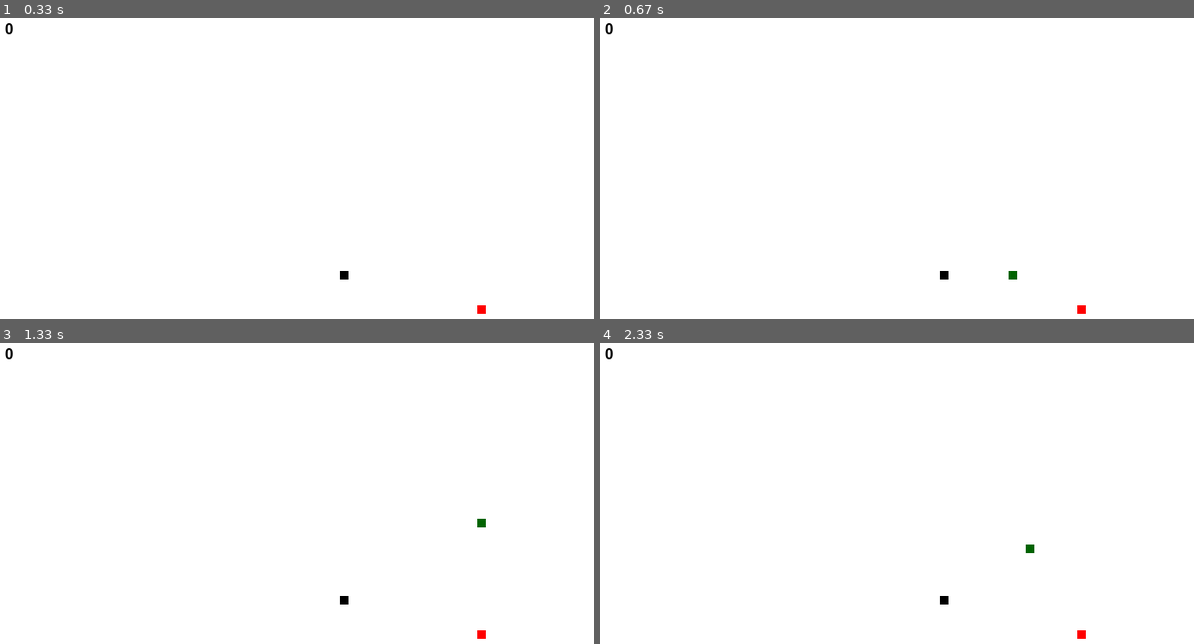
Above: before the commit, frames 1-4 (two rows, left to right).
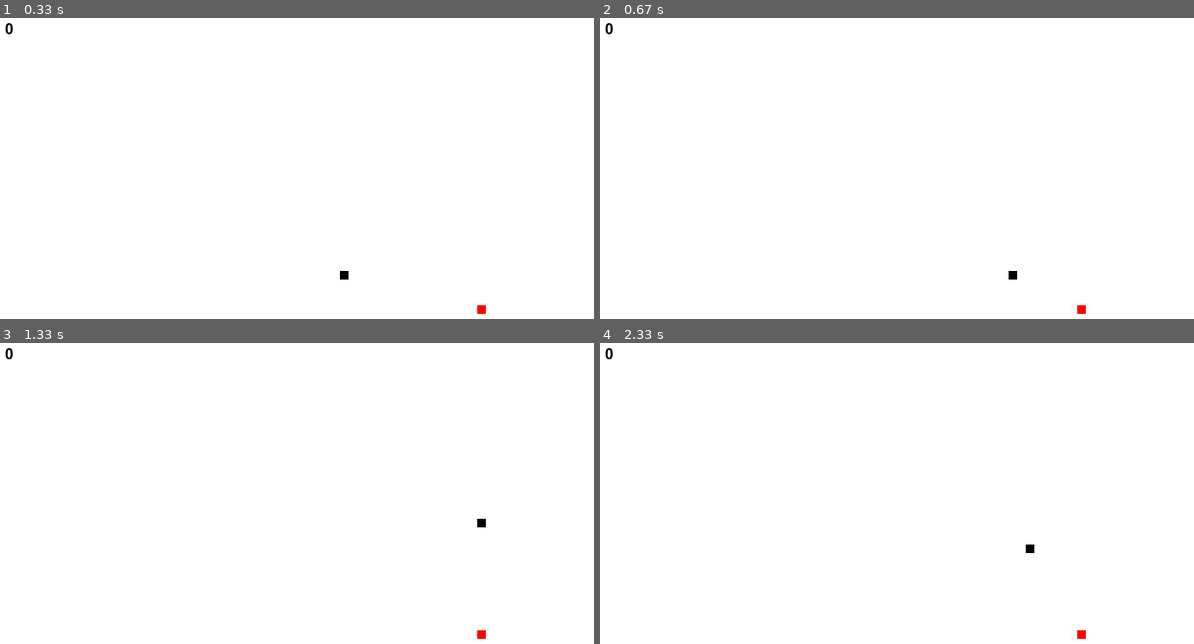
Above: after the commit, the same moments.

Repository: Anubhav-verma/pyGameSnake
Game: pygame game, started from Snake.py
Same seed, same stepped clock (60 frames per second), same inputs: the game is played once before the commit and once after it.
Inputs:
- Up to frame 1 (0.33 s): no input
- Up to frame 2 (0.67 s): hold Right from 0.33 s (still down)
- Up to frame 3 (1.33 s): release Right at 0.8 s; hold Up 0.83-1.13 s; hold Right from 1.17 s (still down)
- Up to frame 4 (2.33 s): release Right at 1.63 s; hold Left 1.67-2.2 s; hold Down from 2.23 s (still down)

Frame 1 is identical in both runs. In frame 2, less than 0.1% of the frame differs, in the area x 57-71%, y 84-87%; in frame 3, less than 0.1%; in frame 4, less than 0.1%.

Commit message:
Fixed bullet conflicts

Diff:
--- a/Snake.py
+++ b/Snake.py
@@ -35,10 +35,12 @@
     gamedisplay.blit(screen_text, [width / 2, hight / 2])
     gamedisplay.blit(score_text, [width / 2, hight / 1.7])
 
+
 def game_score(score, color):
     screen_text = font.render(str(score), True, color)
     gamedisplay.blit(screen_text, [10, 10])
     pygame.display.flip()
+
 
 def gameloop(score):
     gameexit = False
@@ -57,7 +59,7 @@
     while not gameexit:
         while gameover == True:
             gamedisplay.fill(white)
-            message("do you want to continue : C or Quit : Q", "Your Score: "+str(score), red)
+            message("do you want to continue : C or Quit : Q", "Your Score: " + str(score), red)
             pygame.display.update()
 
             for event in pygame.event.get():
@@ -95,14 +97,13 @@
 
         x += x_change
         y += y_change
+
         if not bullet_fire:
             bullet_x = x
             bullet_y = y
-            bullet_fire = True
 
-        bullet_x += 1.5*bullet_x_change
-        bullet_y += 1.5*bullet_y_change
-
+        bullet_x += 1 * bullet_x_change
+        bullet_y += 1* bullet_y_change
 
         if bullet_x <= 0:
             bullet_x = width
@@ -113,7 +114,6 @@
         elif bullet_y >= hight:
             bullet_y = 0
 
-
         gamedisplay.fill(white)
         pygame.draw.rect(gamedisplay, red, [applex, appley, block_size, block_size])
         snakehead = []
@@ -122,9 +122,12 @@
         snakelist.append(snakehead)
         if len(snakelist) > snakelength:
             del snakelist[0]
-        for eachsegment in snakelist[:-1]:
-            if eachsegment == snakehead:
-                gameover = True
+
+        """Below code is for snake don't bite himself"""
+        # for eachsegment in snakelist[:-1]:
+        #     if eachsegment == snakehead:
+        #         gameover = True
+
         game_score(score, black)
         snake(block_size, snakelist)
         bullet(bullet_block_size, bullet_x, bullet_y)
